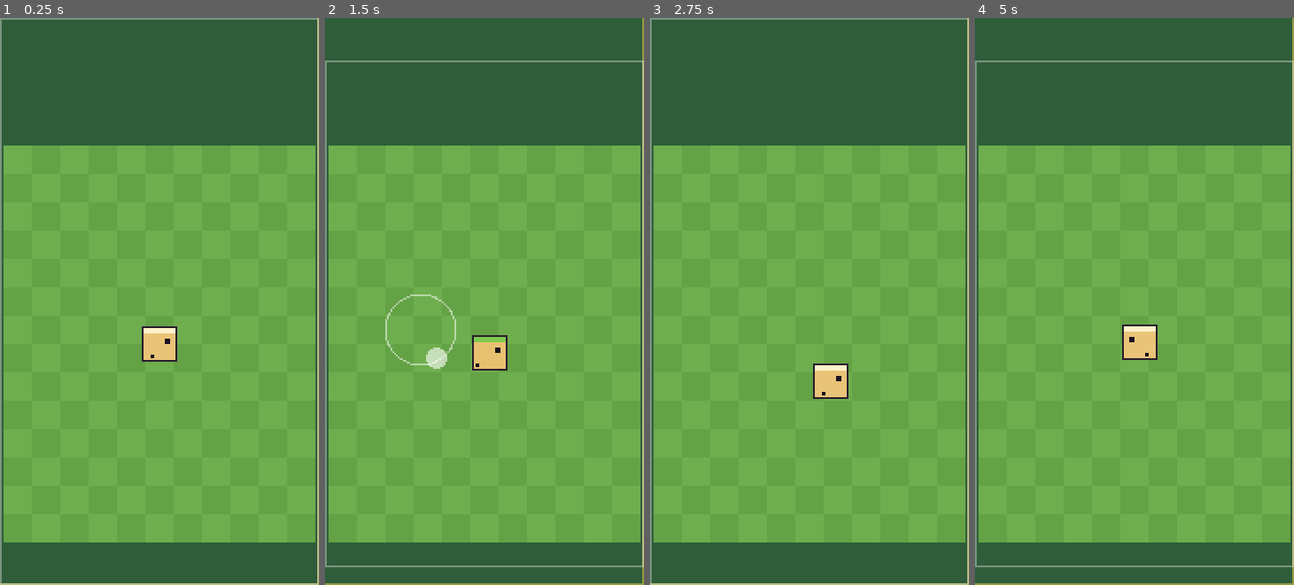
Above: before the commit, frames 1-4 (left to right).
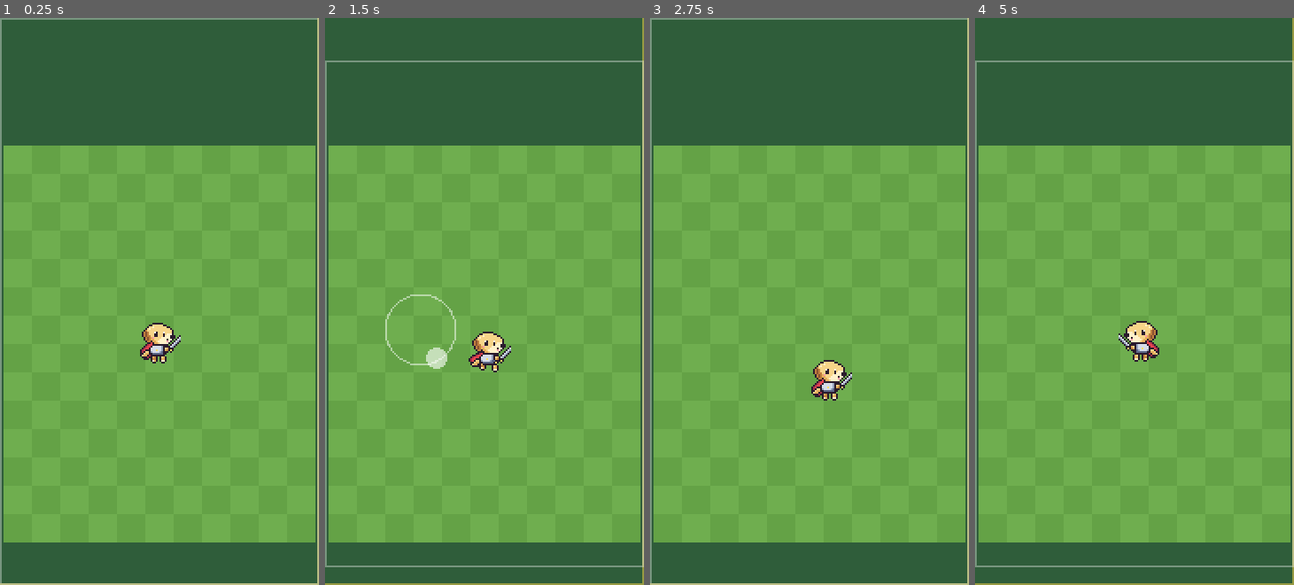
Above: after the commit, the same moments.

Repository: QuantumPrediction/DoggyKnight
Game: Godot game, scene res://tests/phase0/drag_demo.tscn
The game is run twice, just before and just after one commit, with the same random seed, the same clock (stepped at 60 frames per second) and the same inputs.
Inputs (mouse positions are in pixels of both pictures, inside the frame that each line leads up to):
- Up to frame 1 (0.25 s): no input
- Up to frame 2 (1.5 s): tap Enter at 0.5 s; move the mouse to (554, 273) at 0.52 s; tap N at 0.6 s; click (554, 273) at 0.67 s; tap Space at 1.25 s; drag from (420, 329) to (468, 414) at 1.27 s
- Up to frame 3 (2.75 s): move the mouse to (841, 176) at 2.02 s; tap N at 2.1 s
- Up to frame 4 (5 s): tap Enter at 2.75 s; drag from (1118, 414) to (1038, 216) at 2.77 s; move the mouse to (1230, 386) at 3.52 s; hold Escape (back) 3.53-4.25 s; tap N at 3.6 s; tap Space at 4.25 s; drag from (1038, 216) to (1086, 159) at 4.27 s

The runs differ from the first frame. In frame 1, 0.7% of the frame differs, in the area x 43-57%, y 53-61%; in frame 2, 0.6%; in frame 3, 0.7%; in frame 4, 0.7%.

Commit message:
[C] C2-C5 Character sprites: Goldie, bulldog, scarecrow, crow, black knight
Replaces the placeholder sheets in place (same paths and animation names).

Co-Authored-By: Claude Opus 5.5 <noreply@anthropic.com>
Claude-Session: https://claude.ai/code/session_011zCFYQCUMyXvVY6m2szGHz

Diff:
--- a/assets/sprites/black_knight/black_knight_frames.tres
+++ b/assets/sprites/black_knight/black_knight_frames.tres
@@ -77,7 +77,7 @@
 }],
 "loop": true,
 "name": &"idle",
-"speed": 3.0
+"speed": 2.5
 }, {
 "frames": [{
 "duration": 1.0,
@@ -94,21 +94,21 @@
 }],
 "loop": true,
 "name": &"run",
-"speed": 8.0
+"speed": 7.0
 }, {
 "frames": [{
-"duration": 1.0,
+"duration": 1.5,
 "texture": SubResource("AtlasTexture_attack_0")
 }, {
 "duration": 1.0,
 "texture": SubResource("AtlasTexture_attack_1")
 }, {
-"duration": 1.0,
+"duration": 1.5,
 "texture": SubResource("AtlasTexture_attack_2")
 }],
 "loop": false,
 "name": &"attack",
-"speed": 10.0
+"speed": 9.0
 }, {
 "frames": [{
 "duration": 1.0,
@@ -130,18 +130,18 @@
 "speed": 10.0
 }, {
 "frames": [{
-"duration": 1.0,
+"duration": 2.0,
 "texture": SubResource("AtlasTexture_slam_0")
 }, {
 "duration": 1.0,
 "texture": SubResource("AtlasTexture_slam_1")
 }, {
-"duration": 1.0,
+"duration": 2.0,
 "texture": SubResource("AtlasTexture_slam_2")
 }],
 "loop": false,
 "name": &"slam",
-"speed": 10.0
+"speed": 8.0
 }, {
 "frames": [{
 "duration": 1.0,
--- a/assets/sprites/bulldog/bulldog_frames.tres
+++ b/assets/sprites/bulldog/bulldog_frames.tres
@@ -61,7 +61,7 @@
 }],
 "loop": true,
 "name": &"idle",
-"speed": 4.0
+"speed": 3.0
 }, {
 "frames": [{
 "duration": 1.0,
@@ -78,13 +78,13 @@
 }],
 "loop": true,
 "name": &"run",
-"speed": 10.0
+"speed": 9.0
 }, {
 "frames": [{
 "duration": 1.0,
 "texture": SubResource("AtlasTexture_attack_0")
 }, {
-"duration": 1.0,
+"duration": 1.5,
 "texture": SubResource("AtlasTexture_attack_1")
 }, {
 "duration": 1.0,
@@ -92,7 +92,7 @@
 }],
 "loop": false,
 "name": &"attack",
-"speed": 12.0
+"speed": 10.0
 }, {
 "frames": [{
 "duration": 1.0,
--- a/assets/sprites/crow/crow_frames.tres
+++ b/assets/sprites/crow/crow_frames.tres
@@ -79,7 +79,7 @@
 "duration": 1.0,
 "texture": SubResource("AtlasTexture_attack_1")
 }, {
-"duration": 1.0,
+"duration": 2.0,
 "texture": SubResource("AtlasTexture_attack_2")
 }],
 "loop": false,
--- a/assets/sprites/goldie/goldie_frames.tres
+++ b/assets/sprites/goldie/goldie_frames.tres
@@ -61,7 +61,7 @@
 }],
 "loop": true,
 "name": &"idle",
-"speed": 4.0
+"speed": 3.0
 }, {
 "frames": [{
 "duration": 1.0,
@@ -87,7 +87,7 @@
 "duration": 1.0,
 "texture": SubResource("AtlasTexture_attack_1")
 }, {
-"duration": 1.0,
+"duration": 1.5,
 "texture": SubResource("AtlasTexture_attack_2")
 }],
 "loop": false,
@@ -111,5 +111,5 @@
 }],
 "loop": true,
 "name": &"sleep",
-"speed": 2.0
+"speed": 1.5
 }]
--- a/assets/sprites/scarecrow/scarecrow_frames.tres
+++ b/assets/sprites/scarecrow/scarecrow_frames.tres
@@ -53,7 +53,7 @@
 }],
 "loop": true,
 "name": &"idle",
-"speed": 4.0
+"speed": 3.0
 }, {
 "frames": [{
 "duration": 1.0,
@@ -73,7 +73,7 @@
 "speed": 8.0
 }, {
 "frames": [{
-"duration": 1.0,
+"duration": 1.5,
 "texture": SubResource("AtlasTexture_attack_0")
 }, {
 "duration": 1.0,
Binary file changed: assets/sprites/black_knight/black_knight.png
Binary file changed: assets/sprites/bulldog/bulldog.png
Binary file changed: assets/sprites/crow/crow.png
Binary file changed: assets/sprites/goldie/goldie.png
Binary file changed: assets/sprites/scarecrow/scarecrow.png
